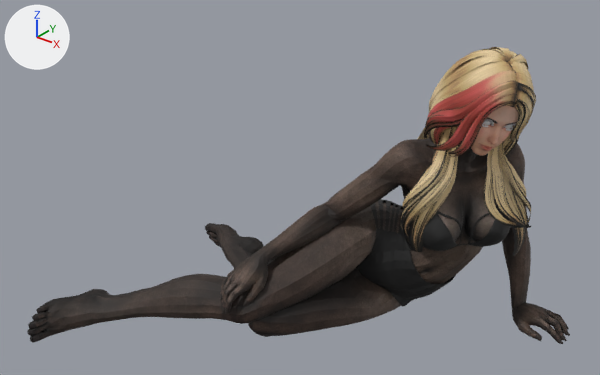
The FBX model HXEngine/Debug/prefab/SkinSSS/SkinSSS.FBX as it was, and as the next commit left it.
Camera for both pictures: a 50 mm lens placed at (1.128, -1.459, 0.938), pointed at (-0.073, 0.042, 0.007). The axes (+X, +Y, +Z) are drawn at upper left. The lights are the same throughout. Both versions are drawn at frame 1 of the action 'Take 001'; the numbers are the values there.

Names of what the first picture shows: 'Model001_24_bikini!2nPart!_0.3_1_1.001'.
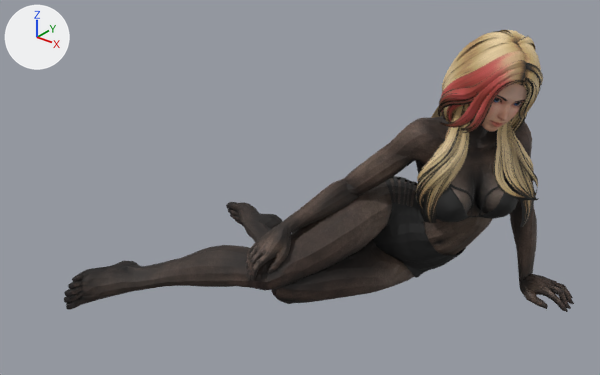
Where the change shows, as pixel boxes [x1, y1, x2, y2] in the pictures (600 x 375 px):
'Model001_24_bikini!2nPart!_0.3_1_1.001', moved: before [27, 47, 570, 344]; after [64, 30, 574, 312]

The change, as a list of edits to the scene's bpy script:
```text
Change ob_model001_24_bikini_2npart__0_3_1_1_001:
    ob_model001_24_bikini_2npart__0_3_1_1_001.location: (0.0, 0.0, 0.0) -> (-0.051, 0.152, 0.0)
```
